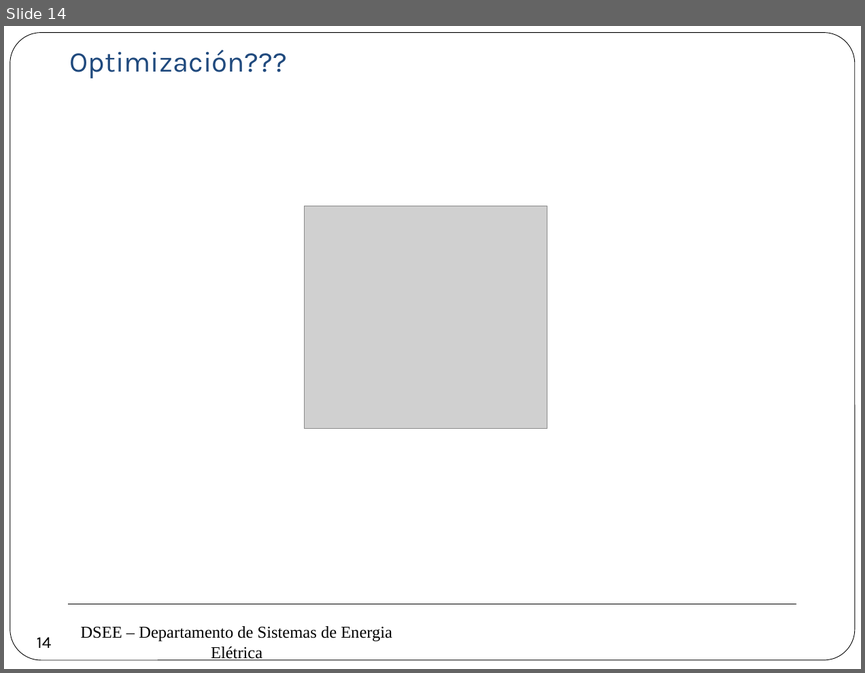
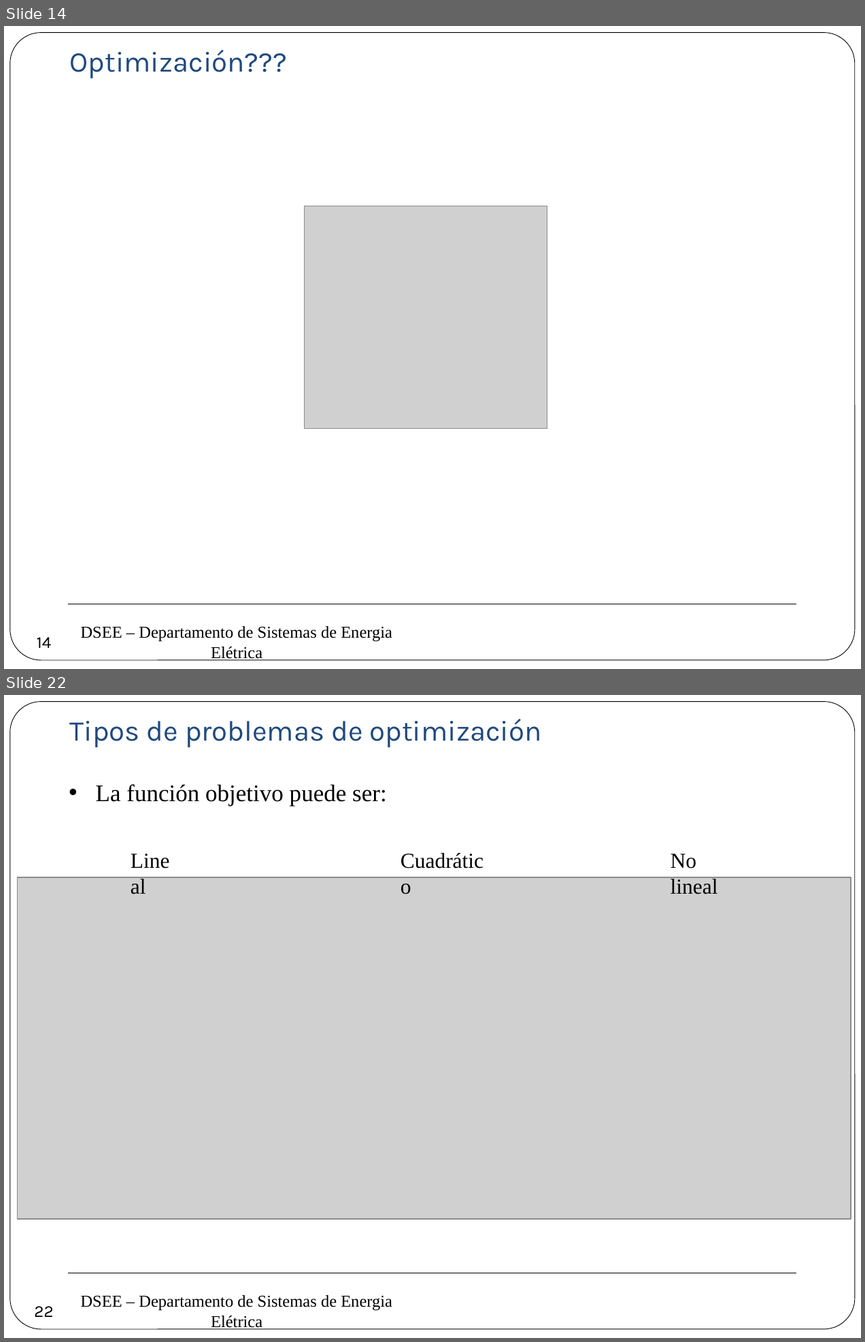
Before and after one commit to erikfilias/Power-Systems-Optimization-using-Julia-Language, a slide deck: 1. Lectures/Introducción a la Optimización aplicada a Sistemas de Energía Eléctrica/Dia 1/2. Modelamiento & Optimización.pptx. Shown one above the other, each under a label of ours: slide 14 before the commit, slides 14 and 22 after it; the slides between them are not shown. The pictures are 865x673 and 865x1342 pixels, drawn with LibreOffice and Linux fonts; fonts in the diff are those of the drawing; grey boxes stand for pictures; background and template pictures are left out. Boxes give left, top, right and bottom in pixels: in the first picture for what was removed or moved away, otherwise in the second. Text is boxed around its words. In the diff, an @@ line names an element or a change of style, - is before the commit and + after.

```diff
--- a/1. Lectures/Introducción a la Optimización aplicada a Sistemas de Energía Eléctrica/Dia 1/2. Modelamiento & Optimización.pptx
+++ b/1. Lectures/Introducción a la Optimización aplicada a Sistemas de Energía Eléctrica/Dia 1/2. Modelamiento & Optimización.pptx
@@ slide 22 added at box(4, 695, 861, 1338), background #FFFFFF; not listed: 3 template elements that a slide beside it also shows @@
@@ text added at box(70, 719, 542, 747), 24 pt, text #1F497D @@
+Tipos de problemas de optimización
@@ text added at box(96, 784, 387, 806), 20 pt, text #000000 @@
+• La función objetivo puede ser:
@@ text added at box(122, 843, 188, 877), 18 pt, text #000000 @@
+Lineal
@@ text added at box(392, 843, 496, 877), 18 pt, text #000000 @@
+Cuadrático
@@ text added at box(670, 853, 718, 894), 18 pt, text #000000 @@
+No lineal
@@ picture added at box(18, 877, 851, 1219) @@
@@ page number added at box(28, 1294, 60, 1327), 14 pt, text #000000 @@
+22
```
Also in this commit, not shown: 10 slides changed, 16 other slides added.
